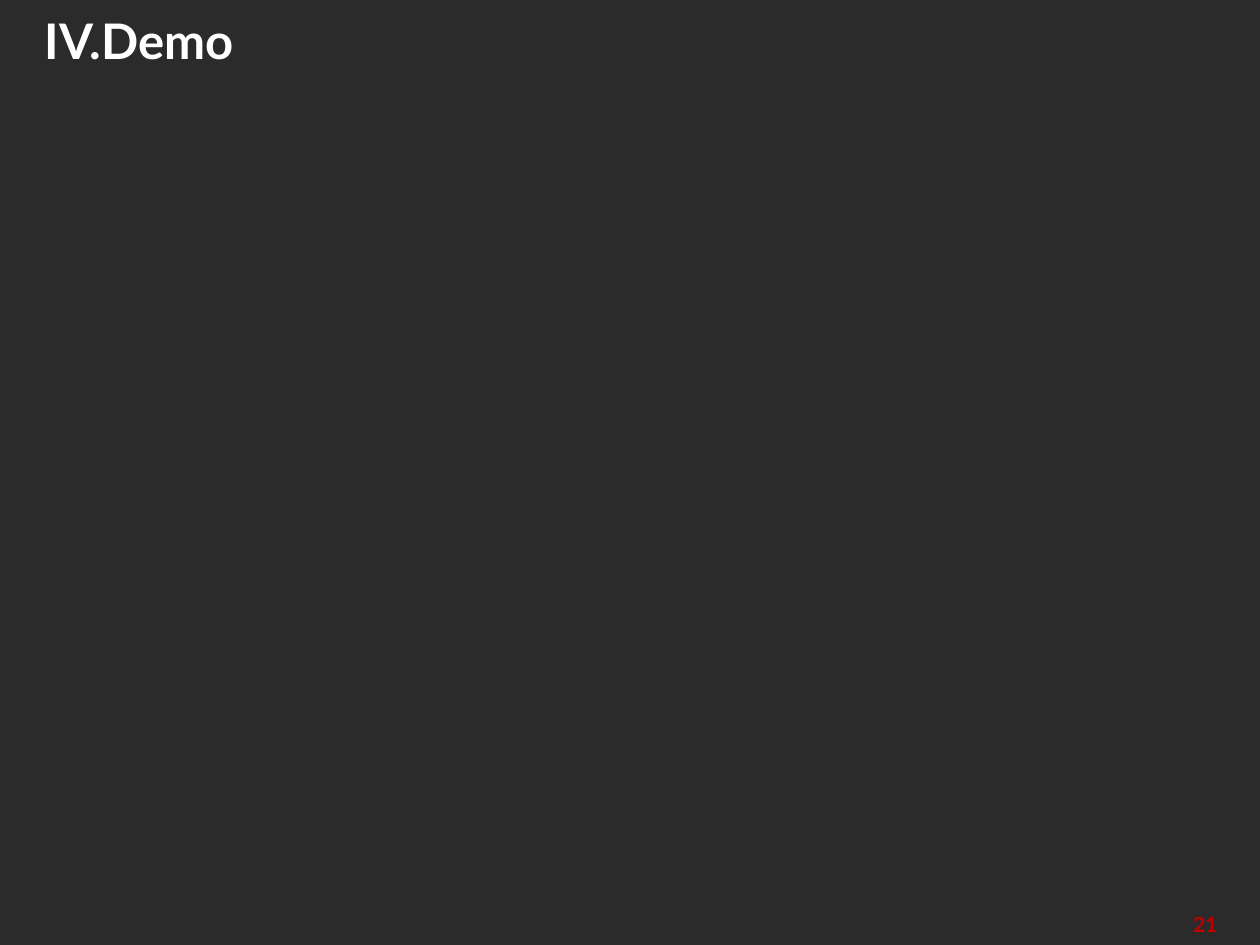
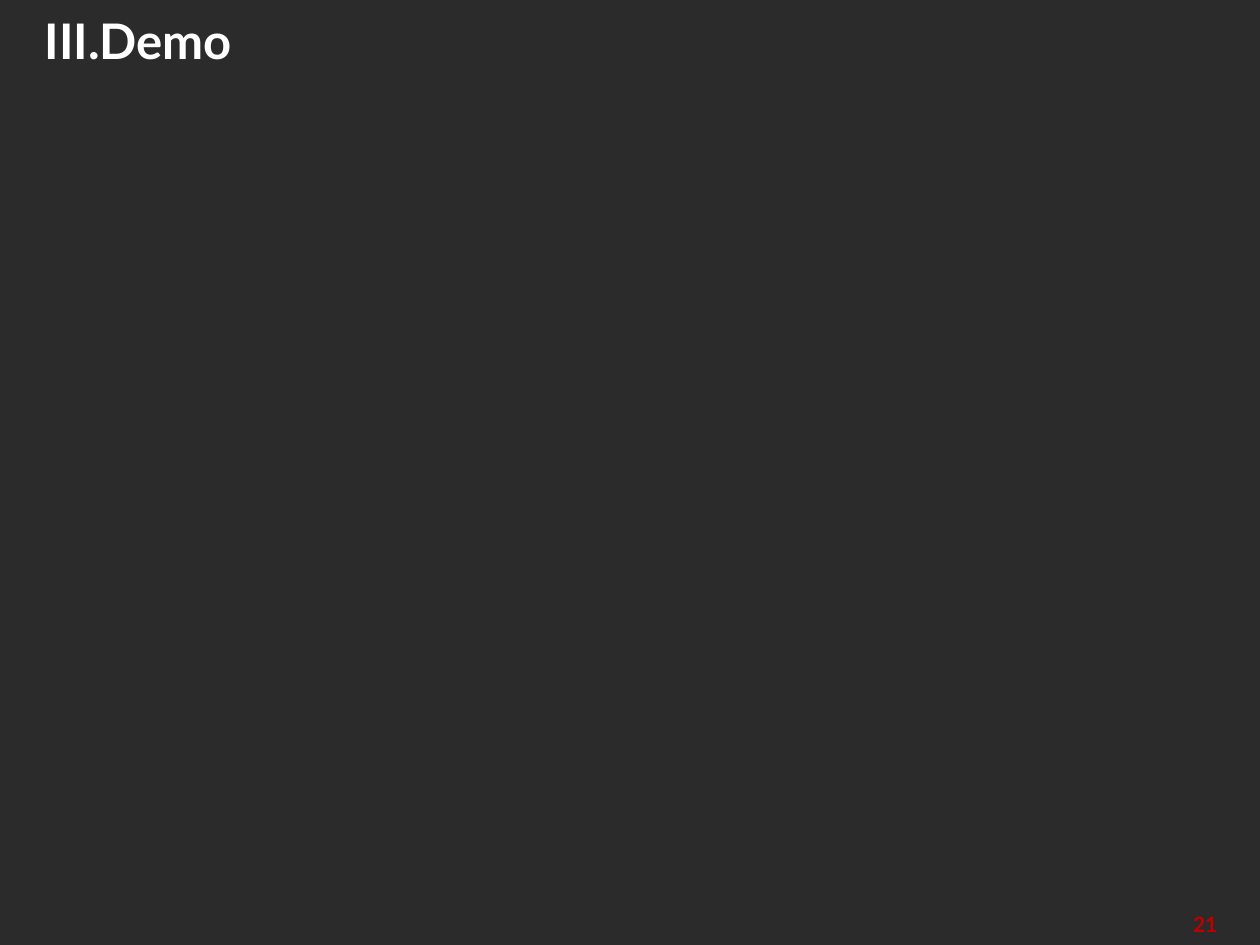
Before and after one commit to trandinhnhatminh1452/OOP, a slide deck: slide 21 of Báo cáo OOP.pptx. Drawn at 1260x945 pixels with LibreOffice and Linux fonts; fonts in the diff are those of the drawing; background and template pictures are left out; a plain dark background stands for a picture behind light text. Boxes give left, top, right and bottom in pixels: in the first picture for what was removed or moved away, otherwise in the second. Text is boxed around its words. In the diff, an @@ line names an element or a change of style, - is before the commit and + after.

```diff
--- a/Báo cáo OOP.pptx
+++ b/Báo cáo OOP.pptx
@@ title at (45, 23, 232, 60): text changed @@
-IV.Demo
+III.Demo
```
Also in this commit, not shown: 7 other slides changed, 1 slide added, 1 slide removed, 35 other files.
